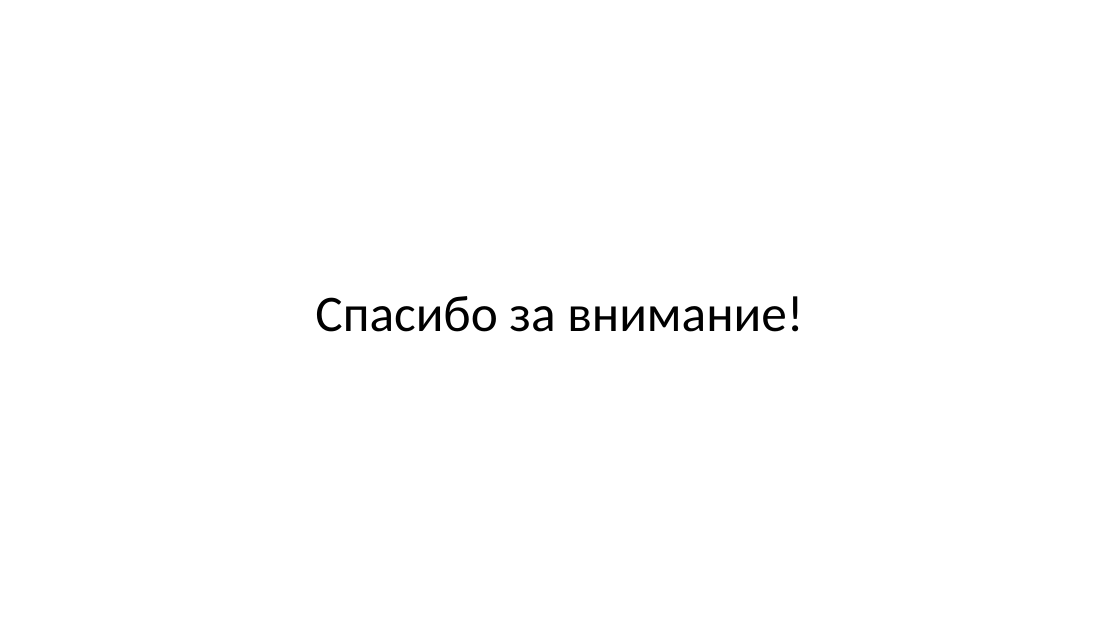
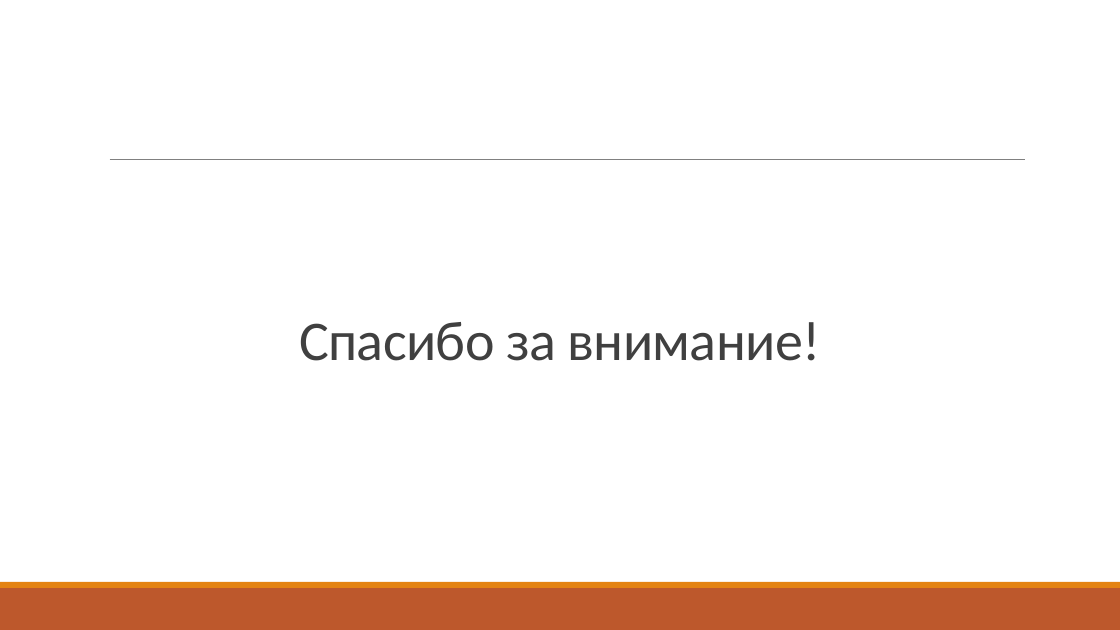
Before and after one commit to VitasVital/Bachelor_course, a slide deck: slide 13 of Maga4Sem/ВКР/Предзащита ВКР/Гусев В.Е. 09-335 ВКР магистерская работа (предзащита).pptx (slide 8 before the commit). Drawn at 1120x630 pixels with LibreOffice and Linux fonts; fonts in the diff are those of the drawing. Boxes give left, top, right and bottom in pixels: in the first picture for what was removed or moved away, otherwise in the second. Text is boxed around its words. In the diff, an @@ line names an element or a change of style, - is before the commit and + after.

```diff
--- a/Maga4Sem/ВКР/Предзащита ВКР/Гусев В.Е. 09-335 ВКР магистерская работа (предзащита).pptx
+++ b/Maga4Sem/ВКР/Предзащита ВКР/Гусев В.Е. 09-335 ВКР магистерская работа (предзащита).pptx
@@ line added from (110, 160) to (1026, 160), #808080 0.5 pt @@
@@ title "Спасибо за внимание!" at (299, 322, 820, 361): size 44 to 48 pt, text colour #000000 to #404040, letter spacing 0 to -0.5 pt; line spacing 0.9 to 0.85; vertical alignment middle to bottom @@
@@ rectangle added at (0, 588, 1120, 630), fill #BD582C @@
@@ rectangle added at (0, 582, 1120, 588), fill #E48312 @@
```
Also in this commit, not shown: 1 other slide changed, 11 slides added, 6 slides removed, 6 other files.
